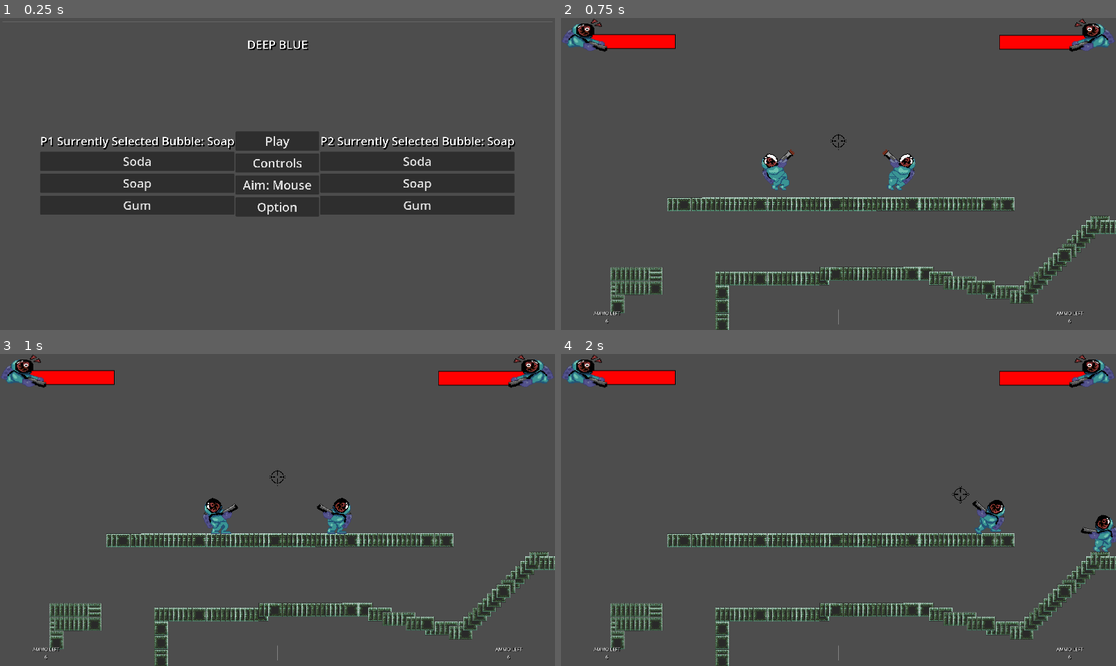
Above: before the commit, frames 1-4 (two rows, left to right).
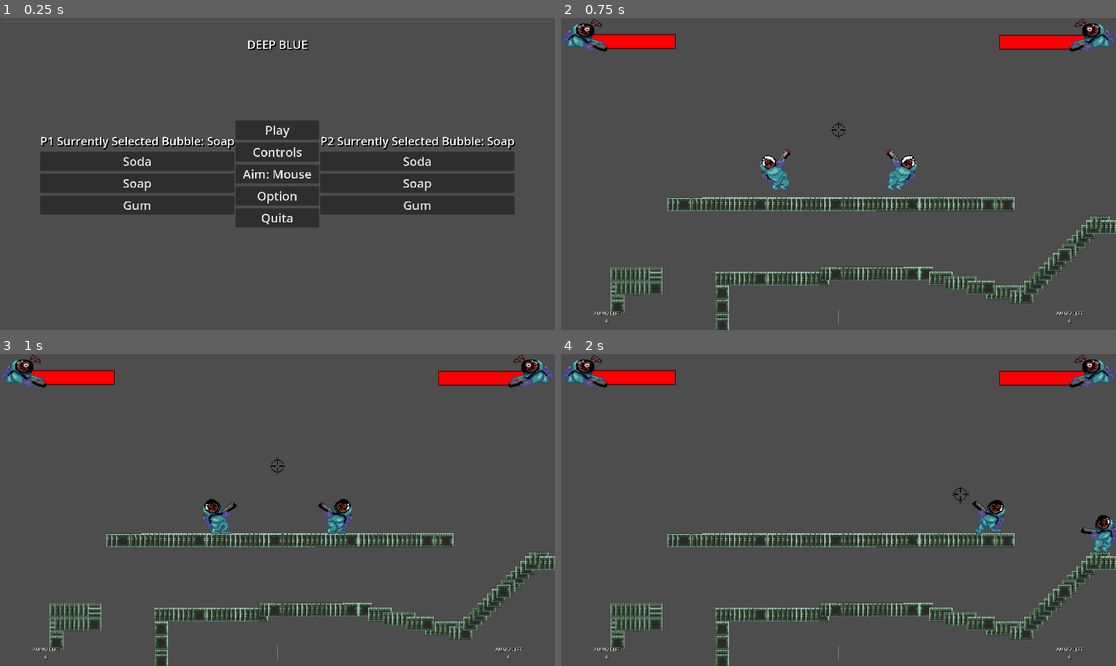
Above: after the commit, the same moments.

Repository: Mana-cott/GJJ-2025
Game: Godot game, scene res://scenes/menu.tscn
Same seed, same stepped clock (60 frames per second), same inputs: the game is played once before the commit and once after it.
Inputs (mouse positions are in pixels of both pictures, inside the frame that each line leads up to):
- Up to frame 1 (0.25 s): no input
- Up to frame 2 (0.75 s): click "Play" at 0.5 s
- Up to frame 3 (1 s): no input
- Up to frame 4 (2 s): move the mouse to (960, 494) at 1.27 s; hold D (move_right) from 1.28 s (still down); tap S (crouch) at 1.35 s; tap Space (jump) at 1.52 s

The runs differ from the first frame. In frame 1, 2.4% of the frame differs, in the area x 42-58%, y 32-68%; in frame 2, 0.5%; in frame 3, 0.4%; in frame 4, nothing differs.

Commit message:
add the victory screen ,quit button

Diff:
--- a/globalgamejambubbles/scenes/main.tscn
+++ b/globalgamejambubbles/scenes/main.tscn
@@ -1,8 +1,9 @@
-[gd_scene load_steps=6 format=4 uid="uid://w288fuvdlvh2"]
+[gd_scene load_steps=7 format=4 uid="uid://w288fuvdlvh2"]
 
 [ext_resource type="Script" path="res://scripts/main.gd" id="1_dnec3"]
 [ext_resource type="Texture2D" uid="uid://c0v7u6ik32ifs" path="res://assets/sprites/twilight-tiles.png" id="2_2mfmr"]
 [ext_resource type="PackedScene" uid="uid://cry5y32md5mej" path="res://scenes/hud.tscn" id="3_uxogs"]
+[ext_resource type="PackedScene" uid="uid://bqnwmbwut2a6u" path="res://scenes/victory_screen.tscn" id="4_2j2e4"]
 
 [sub_resource type="TileSetAtlasSource" id="TileSetAtlasSource_hints"]
 texture = ExtResource("2_2mfmr")
@@ -29,3 +30,9 @@
 tile_set = SubResource("TileSet_c3vnh")
 
 [node name="HUD" parent="." instance=ExtResource("3_uxogs")]
+
+[node name="victory_screen" parent="HUD" instance=ExtResource("4_2j2e4")]
+visible = false
+
+[connection signal="main_menu" from="HUD/victory_screen" to="." method="_on_victory_screen_main_menu"]
+[connection signal="retry" from="HUD/victory_screen" to="." method="_on_victory_screen_retry"]
--- a/globalgamejambubbles/scenes/menu.tscn
+++ b/globalgamejambubbles/scenes/menu.tscn
@@ -110,6 +110,11 @@
 theme_override_font_sizes/font_size = 42
 text = "Option"
 
+[node name="Quit" type="Button" parent="MarginContainer/HBoxContainer/VBoxContainer"]
+layout_mode = 2
+theme_override_font_sizes/font_size = 42
+text = "	Quita"
+
 [node name="VBoxContainerWeaponSelector2" type="VBoxContainer" parent="MarginContainer/HBoxContainer"]
 layout_mode = 2
 theme_override_constants/separation = 10
@@ -155,6 +160,7 @@
 [connection signal="pressed" from="MarginContainer/HBoxContainer/VBoxContainer/Controls" to="." method="_on_controls_pressed"]
 [connection signal="pressed" from="MarginContainer/HBoxContainer/VBoxContainer/ToggleLookMode" to="." method="_on_toggle_look_mode_pressed"]
 [connection signal="pressed" from="MarginContainer/HBoxContainer/VBoxContainer/Option" to="." method="_on_option_pressed"]
+[connection signal="pressed" from="MarginContainer/HBoxContainer/VBoxContainer/Quit" to="." method="_on_quit_pressed"]
 [connection signal="pressed" from="MarginContainer/HBoxContainer/VBoxContainerWeaponSelector2/Soda2" to="." method="_on_soda2_pressed"]
 [connection signal="pressed" from="MarginContainer/HBoxContainer/VBoxContainerWeaponSelector2/Soap2" to="." method="_on_soap2_pressed"]
 [connection signal="pressed" from="MarginContainer/HBoxContainer/VBoxContainerWeaponSelector2/Gum2" to="." method="_on_gum2_pressed"]
--- /dev/null
+++ b/globalgamejambubbles/scenes/victory_screen.tscn
@@ -0,0 +1,75 @@
+[gd_scene load_steps=3 format=3 uid="uid://bqnwmbwut2a6u"]
+
+[ext_resource type="Script" path="res://scripts/victory_screen.gd" id="1_xp6pu"]
+
+[sub_resource type="StyleBoxFlat" id="StyleBoxFlat_tij3o"]
+content_margin_left = 15.0
+content_margin_top = 15.0
+content_margin_right = 15.0
+content_margin_bottom = 30.0
+bg_color = Color(0.666667, 0.666667, 0.666667, 0.337255)
+border_width_left = 5
+border_width_top = 5
+border_width_right = 5
+border_width_bottom = 5
+border_color = Color(0.266575, 0.266575, 0.266575, 1)
+corner_radius_top_left = 5
+corner_radius_top_right = 5
+corner_radius_bottom_right = 5
+corner_radius_bottom_left = 5
+
+[node name="victory_screen" type="Control"]
+process_mode = 3
+layout_mode = 3
+anchors_preset = 15
+anchor_right = 1.0
+anchor_bottom = 1.0
+grow_horizontal = 2
+grow_vertical = 2
+script = ExtResource("1_xp6pu")
+
+[node name="PanelContainer" type="PanelContainer" parent="."]
+layout_mode = 1
+anchors_preset = 8
+anchor_left = 0.5
+anchor_top = 0.5
+anchor_right = 0.5
+anchor_bottom = 0.5
+offset_left = -128.5
+offset_top = -129.0
+offset_right = 128.5
+offset_bottom = 129.0
+grow_horizontal = 2
+grow_vertical = 2
+theme_override_styles/panel = SubResource("StyleBoxFlat_tij3o")
+
+[node name="VBoxContainer" type="VBoxContainer" parent="PanelContainer"]
+layout_mode = 2
+theme_override_constants/separation = 10
+alignment = 1
+
+[node name="Label" type="Label" parent="PanelContainer/VBoxContainer"]
+layout_mode = 2
+theme_override_font_sizes/font_size = 21
+text = "Player1 won the game"
+horizontal_alignment = 1
+
+[node name="Play_again" type="Button" parent="PanelContainer/VBoxContainer"]
+layout_mode = 2
+theme_override_font_sizes/font_size = 42
+text = "PLAY AGAIN"
+
+[node name="Main_menu" type="Button" parent="PanelContainer/VBoxContainer"]
+layout_mode = 2
+theme_override_font_sizes/font_size = 42
+text = "MAIN MENU"
+
+[node name="Rage_quit" type="Button" parent="PanelContainer/VBoxContainer"]
+physics_interpolation_mode = 1
+layout_mode = 2
+theme_override_font_sizes/font_size = 42
+text = "QUIT"
+
+[connection signal="button_up" from="PanelContainer/VBoxContainer/Play_again" to="." method="_on_play_again_button_up"]
+[connection signal="button_down" from="PanelContainer/VBoxContainer/Main_menu" to="." method="_on_main_menu_button_down"]
+[connection signal="button_down" from="PanelContainer/VBoxContainer/Rage_quit" to="." method="_on_rage_quit_button_down"]
--- /dev/null
+++ b/globalgamejambubbles/scripts/victory_screen.gd
@@ -0,0 +1,29 @@
+extends Control
+
+signal retry
+signal main_menu
+
+@onready var victory_label = $PanelContainer/VBoxContainer/Label
+# Called when the node enters the scene tree for the first time.
+func _ready() -> void:
+	pass # Replace with function body.
+
+
+# Called every frame. 'delta' is the elapsed time since the previous frame.
+func _process(delta: float) -> void:
+	pass
+
+func write_victory_message(message: String):
+	victory_label.set_text(message)
+
+
+func _on_play_again_button_up() -> void:
+	retry.emit()
+
+
+func _on_main_menu_button_down() -> void:
+	main_menu.emit()
+
+
+func _on_rage_quit_button_down() -> void:
+	get_tree().quit()
